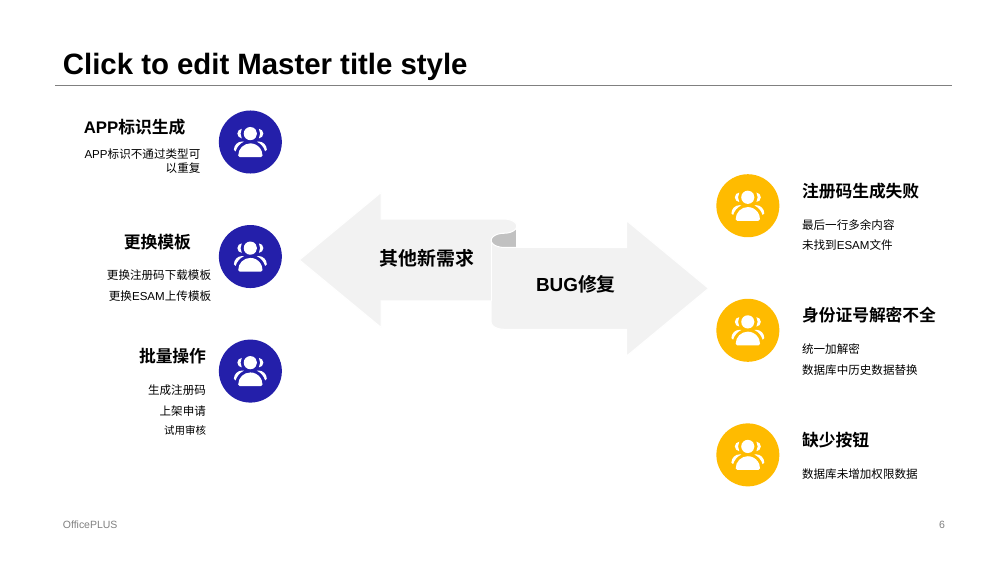
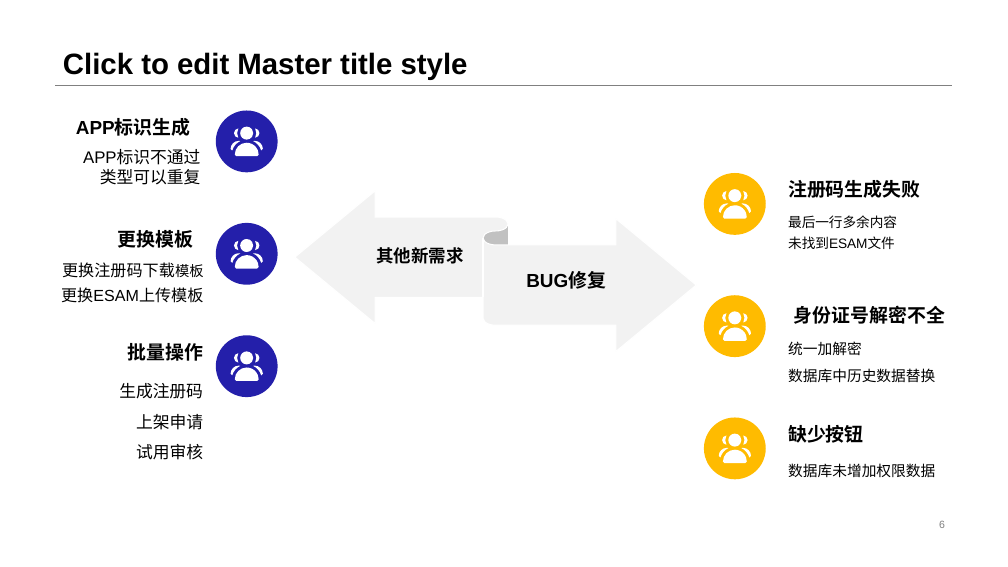
Before and after one commit to czx-dev/note, a slide deck: slide 6 of 陈仲贤述职答辩.pptx. Drawn at 1008x567 pixels with LibreOffice and Linux fonts; fonts in the diff are those of the drawing. Boxes give left, top, right and bottom in pixels: in the first picture for what was removed or moved away, otherwise in the second. Text is boxed around its words. In the diff, an @@ line names an element or a change of style, - is before the commit and + after.

```diff
--- a/陈仲贤述职答辩.pptx
+++ b/陈仲贤述职答辩.pptx
@@ ellipse: place and size @@
-ellipse at [219, 110, 282, 173]
+ellipse at [216, 110, 278, 172]
@@ text "APP标识不通过类型可以重复" at [63, 149, 199, 159]: size 11 to 16 pt @@
@@ freeform shape at [231, 127, 263, 157]: outline redrawn @@
@@ left right ribbon: place and size @@
-left right ribbon at [299, 192, 709, 355]
+left right ribbon at [295, 191, 696, 351]
@@ 2 texts, 1 ellipse, 1 freeform shape: place and size @@
-2 texts, 1 ellipse, 1 freeform shape at [717, 174, 919, 250]
+2 texts, 1 ellipse, 1 freeform shape at [704, 173, 920, 249]
@@ text "最后一行多余内容" at [788, 215, 897, 249]: size 11 to 12.9 pt; line spacing 1.5 to 1.3 @@
@@ ellipse: place and size @@
-ellipse at [219, 225, 282, 288]
+ellipse at [216, 223, 278, 285]
@@ freeform shape at [231, 239, 263, 268]: outline redrawn @@
@@ text "其他新需求" at [376, 247, 463, 264]: size 18 to 16.6 pt @@
@@ text "更换注册码下载模板 更换ESAM上传模板": place and size @@
-text "更换注册码下载模板 更换ESAM上传模板" at [107, 269, 211, 301]
+text "更换注册码下载模板 更换ESAM上传模板" at [61, 262, 204, 303]
@@ text "更换注册码下载模板 更换ESAM上传模板" at [61, 262, 204, 303]: size 11 to 15.3 pt in "更换注册码下载模板 更换ESAM上传模板"; size 11 to 13.6 pt in "更换注册码下载模板"; line spacing 1.5 to 1.3 @@
@@ text "BUG修复": place and size @@
-text "BUG修复" at [536, 276, 616, 293]
+text "BUG修复" at [526, 273, 606, 289]
@@ text "身份证号解密不全": place and size @@
-text "身份证号解密不全" at [802, 306, 936, 323]
+text "身份证号解密不全" at [794, 305, 945, 324]
@@ text "统一加解密": place and size @@
-text "统一加解密" at [802, 343, 918, 375]
+text "统一加解密" at [788, 341, 935, 383]
@@ text "统一加解密" at [788, 341, 935, 383]: size 11 to 14 pt @@
@@ ellipse: place and size @@
-ellipse at [219, 340, 282, 402]
+ellipse at [216, 335, 278, 397]
@@ freeform shape: place and size @@
-freeform shape at [234, 356, 266, 386]
+freeform shape at [231, 352, 263, 381]
@@ text "生成注册码" at [119, 383, 203, 460]: size 11 to 16 pt in "生成注册码", "上架申请"; size 10 to 16 pt in "试用审核" @@
@@ 2 ellipses, 2 freeform shapes, 1 text: place and size @@
-2 ellipses, 2 freeform shapes, 1 text at [717, 299, 869, 486]
+2 ellipses, 2 freeform shapes, 1 text at [704, 296, 864, 479]
@@ size 16 to 18 pt in 6 elements at [76, 119, 190, 136], [118, 230, 194, 248], [127, 343, 203, 361], [794, 305, 945, 324], [788, 180, 920, 198], [788, 425, 864, 443] @@
@@ text "数据库未增加权限数据" at [788, 463, 935, 478]: size 11 to 14 pt @@
@@ text "数据库未增加权限数据": place and size @@
-text "数据库未增加权限数据" at [802, 468, 918, 479]
+text "数据库未增加权限数据" at [788, 463, 935, 478]
@@ text removed at [63, 520, 117, 528] @@
-OfficePLUS
```
Also in this commit, not shown: 8 other slides changed.
